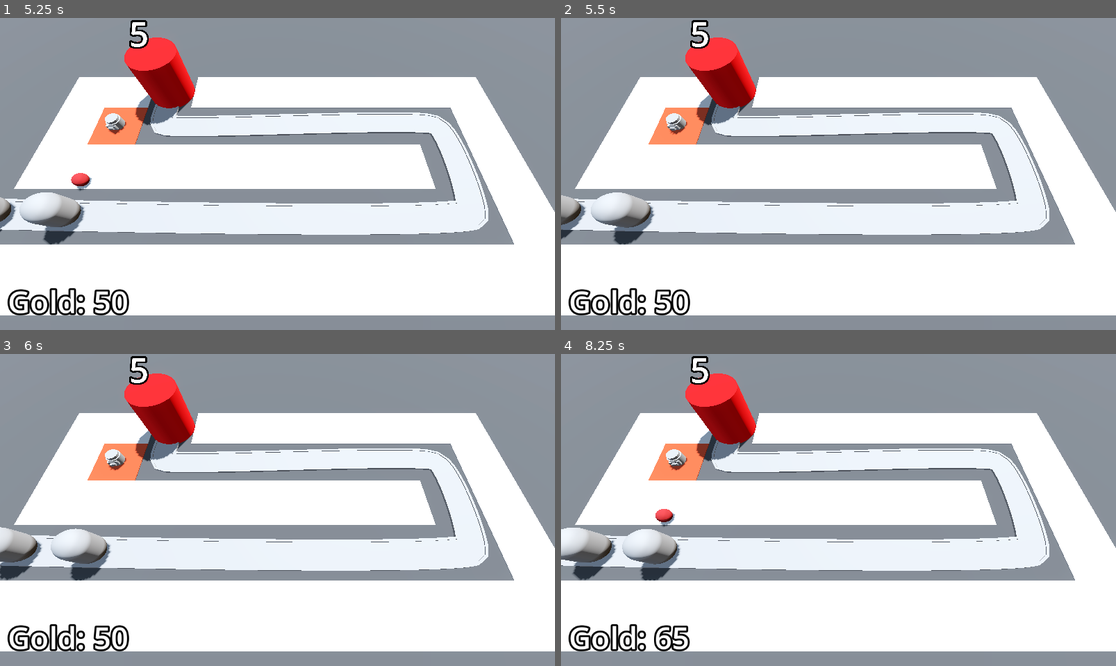
Above: before the commit, frames 1-4 (two rows, left to right).
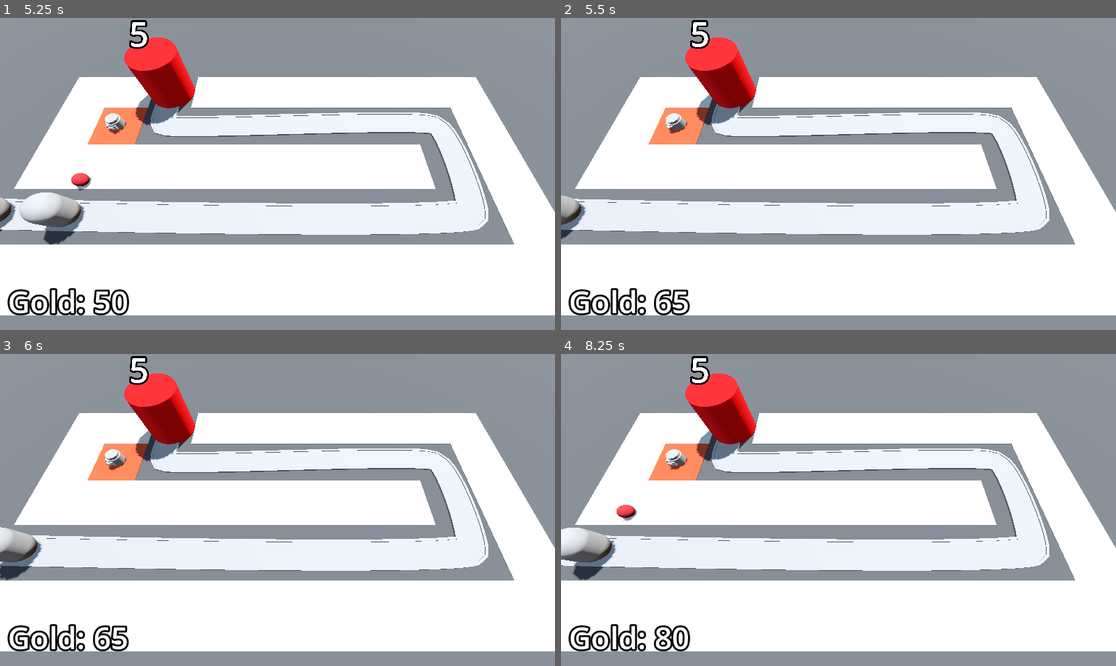
Above: after the commit, the same moments.

Repository: MireiaGonzalez/3d-tower-defence
Game: Godot game, scene res://BaseLevel.tscn
Two runs of this game, one before a commit and one after it. Both use one fixed random seed, a clock stepped at 60 frames per second and the inputs below.
Inputs (mouse positions are in pixels of both pictures, inside the frame that each line leads up to):
- Up to frame 1 (5.25 s): tap Enter at 0.5, 2 s; move the mouse to (249, 236) at 0.52 s; press the mouse at (249, 236) at 0.53 s; tap Space at 1.25, 2.75 s; move the mouse to (444, 220) at 1.27 s; release the mouse at (444, 220) at 1.28 s; click (444, 220) at 1.35 s; move the mouse to (111, 127) at 2.02 s; press the mouse at (111, 127) at 2.03 s; move the mouse to (305, 174) at 2.77 s; release the mouse at (305, 174) at 2.78 s; click (305, 174) at 2.85 s; move the mouse to (194, 96) at 3.52 s; press the mouse at (194, 96) at 3.53 s; move the mouse to (399, 158) at 4.27 s; release the mouse at (399, 158) at 4.28 s; click (399, 158) at 4.35 s; move the mouse to (166, 189) at 5.02 s; press the mouse at (166, 189) at 5.03 s
- Up to frame 2 (5.5 s): no input
- Up to frame 3 (6 s): move the mouse to (333, 441) at 5.77 s; release the mouse at (333, 441) at 5.78 s; click (333, 441) at 5.85 s
- Up to frame 4 (8.25 s): move the mouse to (810, 572) at 6.52 s; press the mouse at (810, 572) at 6.53 s; move the mouse to (1005, 556) at 7.27 s; release the mouse at (1005, 556) at 7.28 s; click (1005, 556) at 7.35 s; move the mouse to (672, 463) at 8.02 s; press the mouse at (672, 463) at 8.03 s

Frame 1 is identical in both runs. In frame 2, 1.3% of the frame differs, in the area x 5-24%, y 31-96%; in frame 3, 1.3%; in frame 4, 1.5%, in the area x 10-24%, y 31-96%.

Commit message:
scale enemy health depending on progress ratio

Diff:
--- a/BaseLevel.tscn
+++ b/BaseLevel.tscn
@@ -148,3 +148,4 @@
 [node name="DifficultyManager" parent="." instance=ExtResource("9_xkmwr")]
 
 [connection signal="timeout" from="EnemyPath/Timer" to="EnemyPath" method="spawn_enemy"]
+[connection signal="stop_spawning_enemies" from="DifficultyManager" to="EnemyPath" method="_on_difficulty_manager_stop_spawning_enemies"]
--- a/DifficultyManager/difficulty_manager.gd
+++ b/DifficultyManager/difficulty_manager.gd
@@ -1,7 +1,10 @@
 class_name DifficultyManager extends Node
+
+signal stop_spawning_enemies
 
 @export var game_length: float  = 30.0
 @export var spawn_time_curve: Curve
+@export var enemy_health_curve: Curve
 
 @onready var timer: Timer = $Timer
 
@@ -13,3 +16,9 @@
 
 func get_spawn_time() -> float:
 	return spawn_time_curve.sample(game_progress_ratio())
+
+func get_enemy_health() -> float:
+	return enemy_health_curve.sample(game_progress_ratio())
+
+func _on_timer_timeout() -> void:
+	stop_spawning_enemies.emit()
--- a/DifficultyManager/difficulty_manager.tscn
+++ b/DifficultyManager/difficulty_manager.tscn
@@ -7,9 +7,17 @@
 _data = [Vector2(0, 2), 0.0, -1.75, 0, 1, Vector2(1, 0.25), -1.75, 0.0, 1, 0]
 point_count = 2
 
+[sub_resource type="Curve" id="Curve_4w8ng"]
+_limits = [10.0, 150.0, 0.0, 1.0]
+_data = [Vector2(0, 10), 0.0, 140.0, 0, 1, Vector2(1, 150), 140.0, 0.0, 1, 0]
+point_count = 2
+
 [node name="DifficultyManager" type="Node"]
 script = ExtResource("1_ab1g6")
 spawn_time_curve = SubResource("Curve_ab1g6")
+enemy_health_curve = SubResource("Curve_4w8ng")
 
 [node name="Timer" type="Timer" parent="."]
 one_shot = true
+
+[connection signal="timeout" from="Timer" to="." method="_on_timer_timeout"]
--- a/Enemy/enemy.gd
+++ b/Enemy/enemy.gd
@@ -24,7 +24,9 @@
 	progress += speed * delta
 	if progress_ratio == 1:
 		set_process(false)
+		queue_free()
 		base.take_damage()
+
 
 func take_damage(damage: int):
 	current_health -= damage
--- a/enemy_path.gd
+++ b/enemy_path.gd
@@ -6,5 +6,10 @@
 
 func spawn_enemy() -> void:
 	var new_enemy = enemy_scene.instantiate() as Enemy
+	new_enemy.max_health = difficulty_manager.get_enemy_health()
 	add_child(new_enemy)
 	timer.wait_time = difficulty_manager.get_spawn_time()
+	print(new_enemy.current_health)
+
+func _on_difficulty_manager_stop_spawning_enemies() -> void:
+	timer.stop()
Not shown: 1 places in DifficultyManager/difficulty_manager.tscn that only renumber resources
